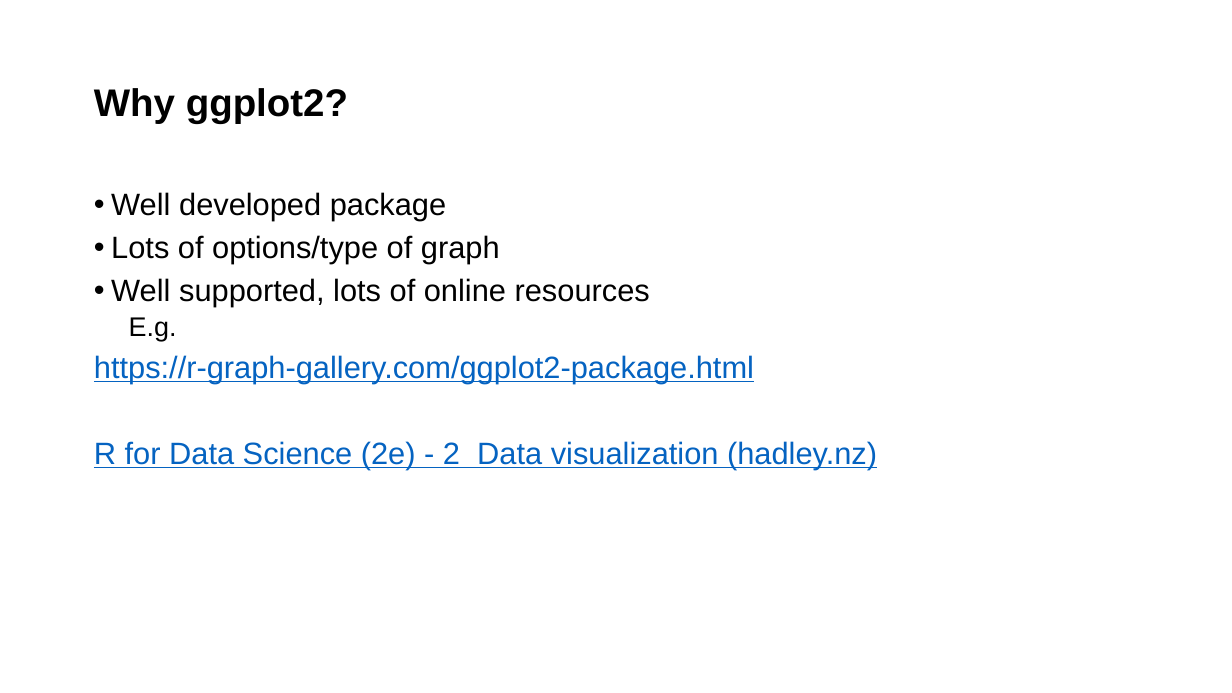
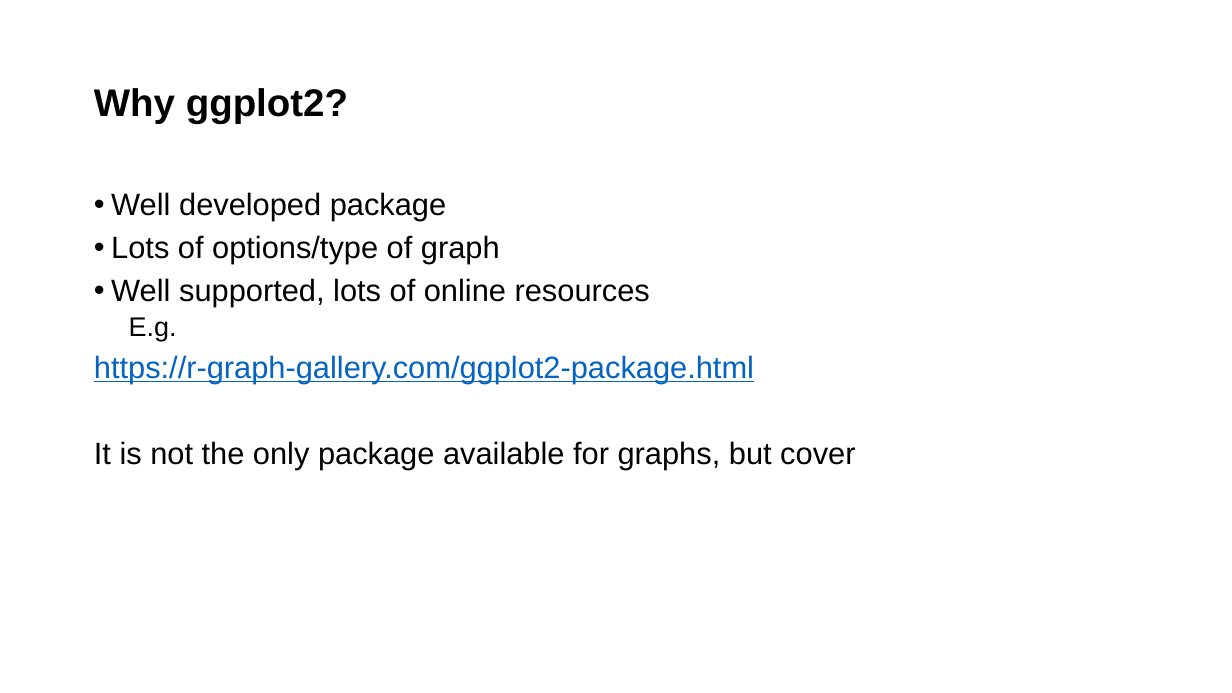
Before and after one commit to Public-Health-Scotland/ATI-ggplot-training, a slide deck: slide 6 of Introduction to ggplot.pptx. Drawn at 1232x693 pixels with LibreOffice and Linux fonts; fonts in the diff are those of the drawing; background and template pictures are left out. Boxes give left, top, right and bottom in pixels: in the first picture for what was removed or moved away, otherwise in the second. Text is boxed around its words. In the diff, an @@ line names an element or a change of style, - is before the commit and + after.

```diff
--- a/Introduction to ggplot.pptx
+++ b/Introduction to ggplot.pptx
@@ text at (x1=94, y1=441, x2=855, y2=469): text changed; text colour #0563C1 to #000000 @@
-R for Data Science (2e) - 2 Data visualization (hadley.nz)
+It is not the only package available for graphs, but cover
```
Also in this commit, not shown: 3 other slides changed.
